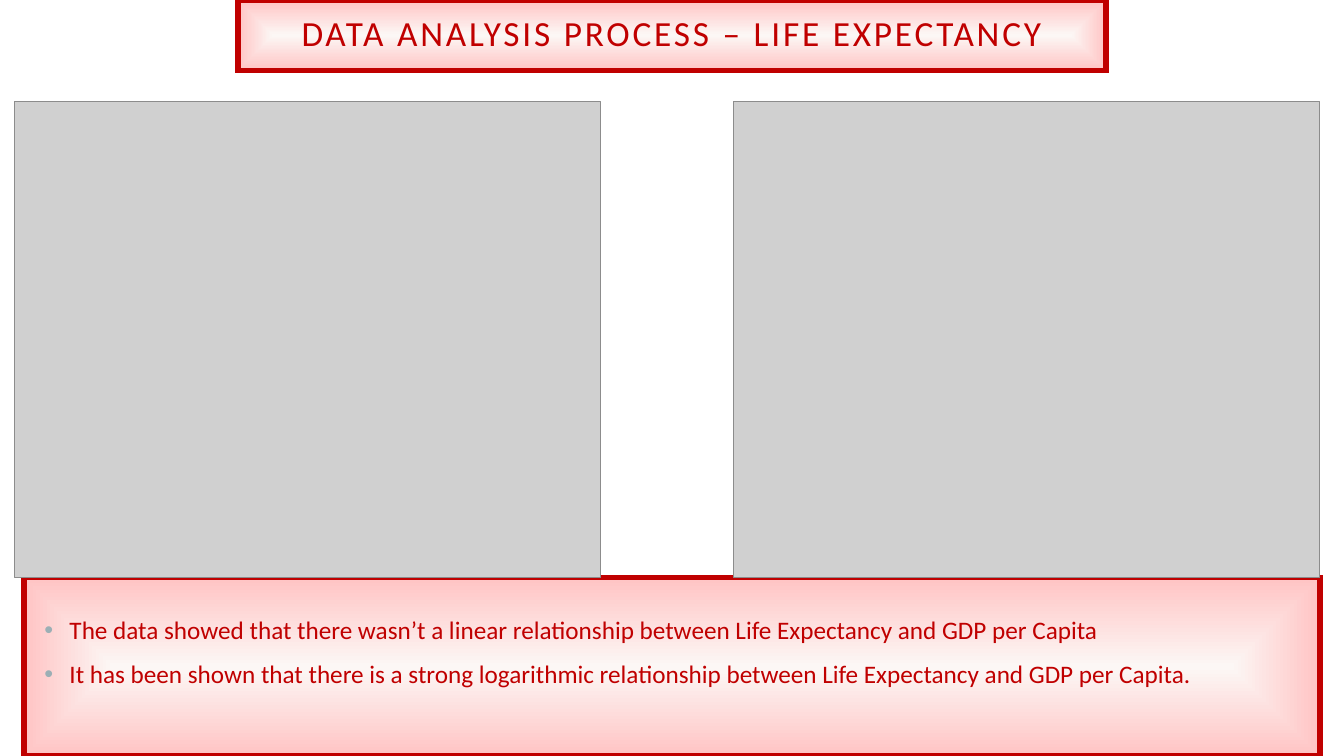
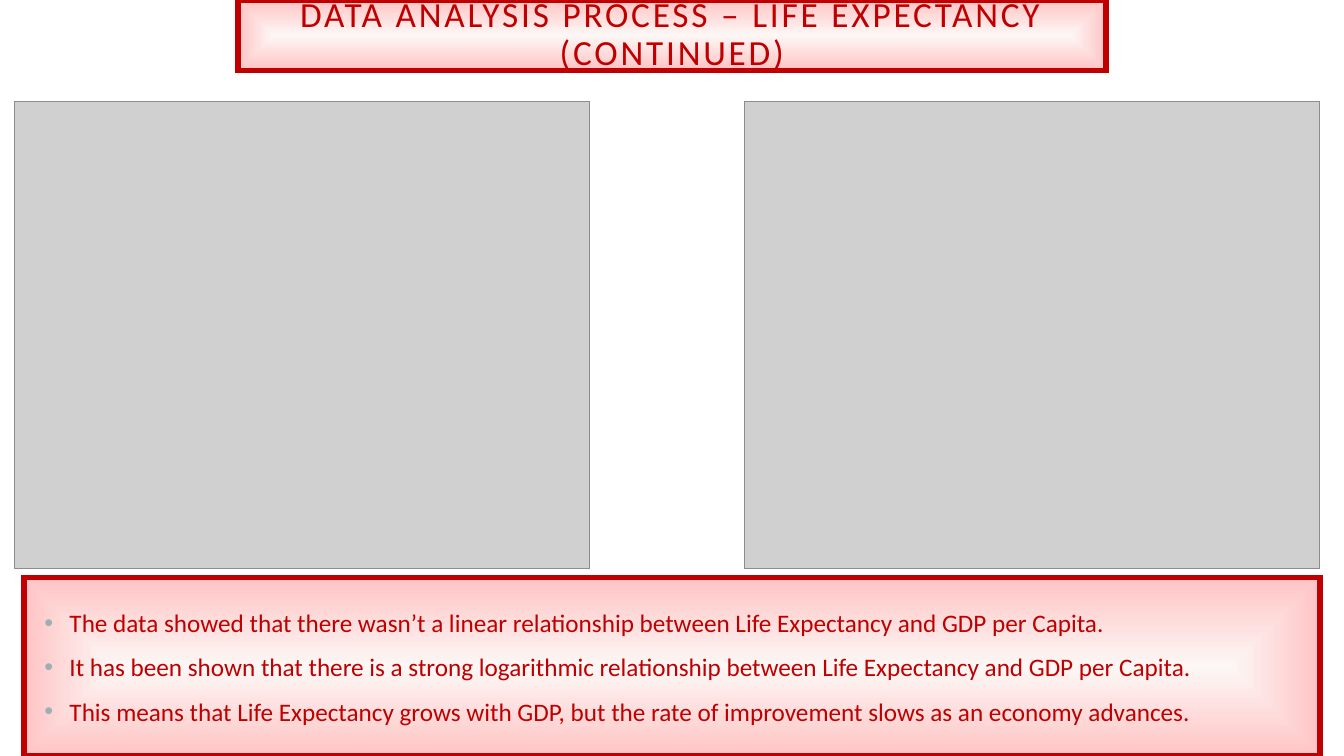
Before and after one commit to TVanEyck/Project1, a slide deck: slide 14 of Impacts of Trade on National Productivity and Well-Being.pptx (slide 13 before the commit). Drawn at 1344x756 pixels with LibreOffice and Linux fonts; fonts in the diff are those of the drawing; grey boxes stand for pictures; background and template pictures are left out. Boxes give left, top, right and bottom in pixels: in the first picture for what was removed or moved away, otherwise in the second. Text is boxed around its words. In the diff, an @@ line names an element or a change of style, - is before the commit and + after.

```diff
--- a/Impacts of Trade on National Productivity and Well-Being.pptx
+++ b/Impacts of Trade on National Productivity and Well-Being.pptx
@@ title at box(300, 0, 1039, 74): text changed @@
-DATA ANALYSIS PROCESS – LIFE EXPECTANCY
+DATA ANALYSIS PROCESS – LIFE EXPECTANCY (CONTINUED)
@@ picture: place and size @@
-picture at box(15, 102, 601, 578)
+picture at box(15, 102, 590, 569)
@@ picture: place and size @@
-picture at box(734, 102, 1320, 578)
+picture at box(745, 102, 1320, 569)
@@ text in rectangle at box(69, 614, 1103, 636): text changed @@
-• The data showed that there wasn’t a linear relationship between Life Expectancy and GDP per Capita
+• The data showed that there wasn’t a linear relationship between Life Expectancy and GDP per Capita.
@@ text in rectangle at box(69, 703, 1189, 726): paragraph added @@
+• This means that Life Expectancy grows with GDP, but the rate of improvement slows as an economy advances.
```
Also in this commit, not shown: 10 slides added, 4 other files.
